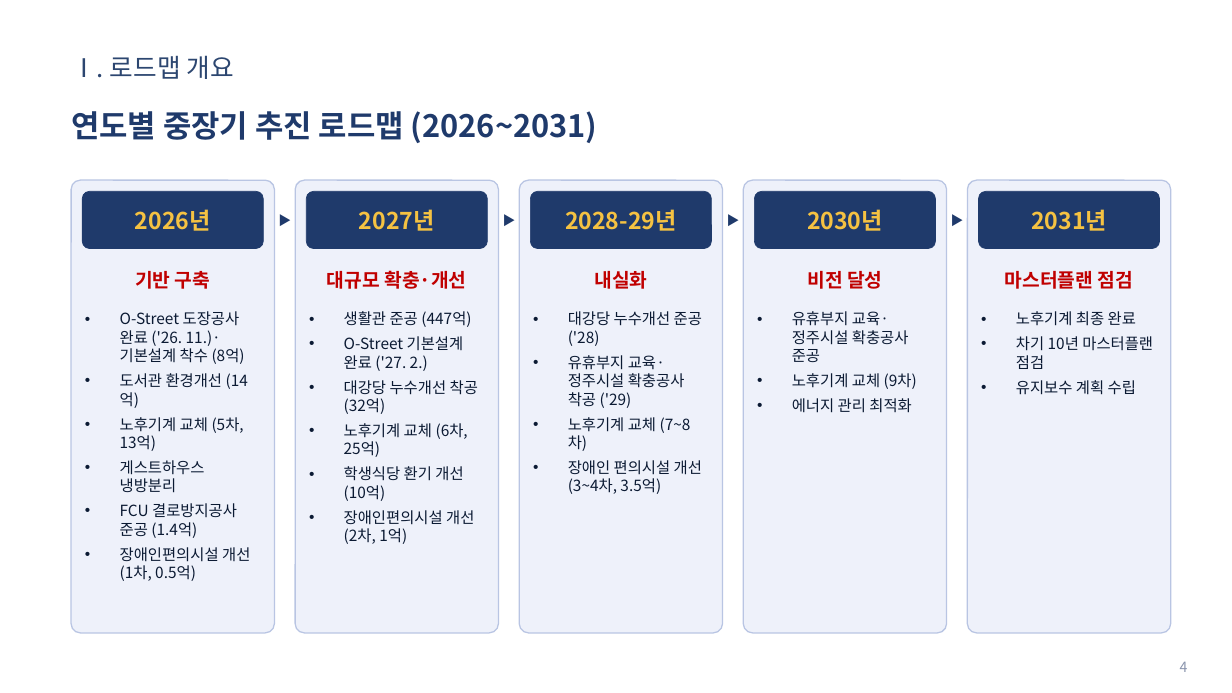
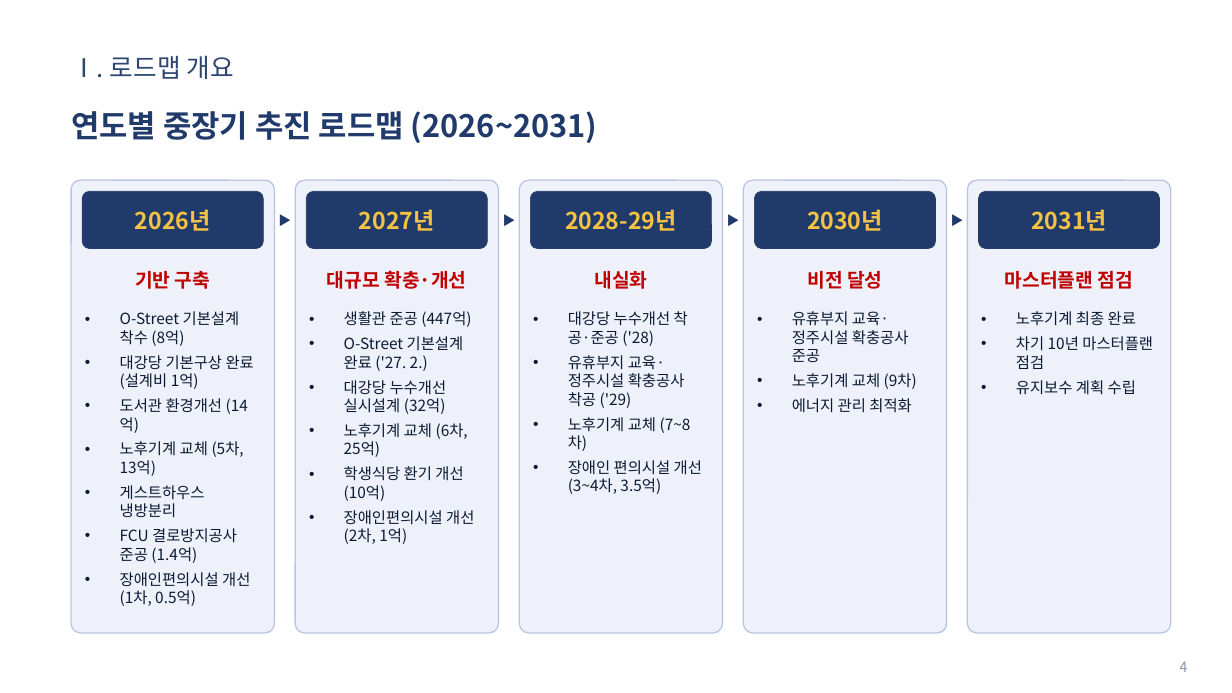
Before and after one commit to teahyunkim70-bot/my-project, a slide deck: slide 4 of Vision2030_Roadmap_발표자료.pptx. Drawn at 1232x693 pixels with LibreOffice and Linux fonts; fonts in the diff are those of the drawing; background and template pictures are left out. Boxes give left, top, right and bottom in pixels: in the first picture for what was removed or moved away, otherwise in the second. Text is boxed around its words. In the diff, an @@ line names an element or a change of style, - is before the commit and + after.

```diff
--- a/Vision2030_Roadmap_발표자료.pptx
+++ b/Vision2030_Roadmap_발표자료.pptx
@@ text at <box>120,311,254,389</box>: text changed @@
-• O-Street 도장공사 완료 ('26. 11.)·기본설계 착수 (8억)
+• O-Street 기본설계 착수 (8억)
+• 대강당 기본구상 완료 (설계비 1억)
@@ text at <box>568,311,688,346</box>: text changed @@
-• 대강당 누수개선 준공 ('28)
+• 대강당 누수개선 착공·준공 ('28)
@@ text at <box>344,380,447,414</box>: text changed @@
-• 대강당 누수개선 착공 (32억)
+• 대강당 누수개선 실시설계 (32억)
```
Also in this commit, not shown: 2 other slides changed, 2 other files.
